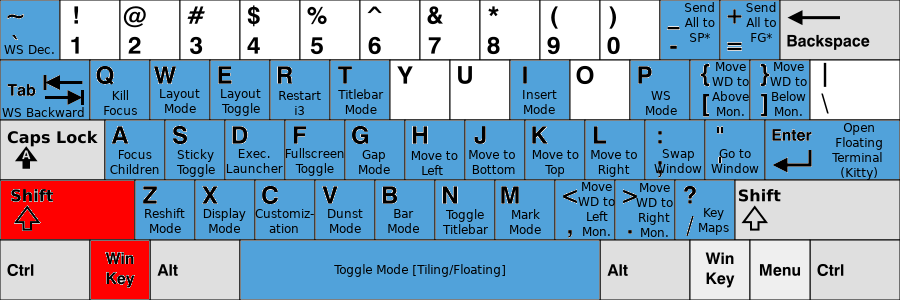
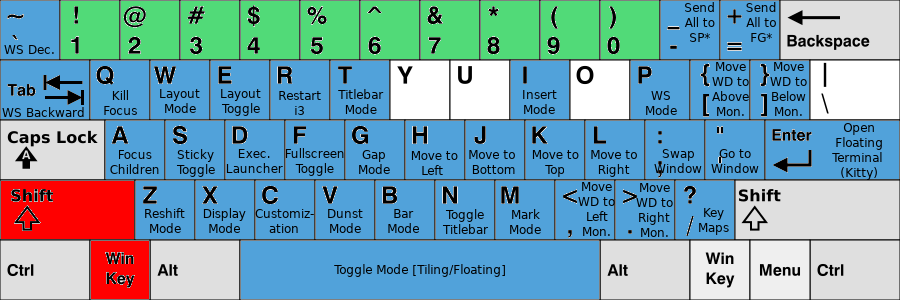
Revision of a layered w=900, h=300 image; what changed, layer by layer:
painted on "KB_United_States-NoAltGr.svg" over [61, 1, 659, 59]
